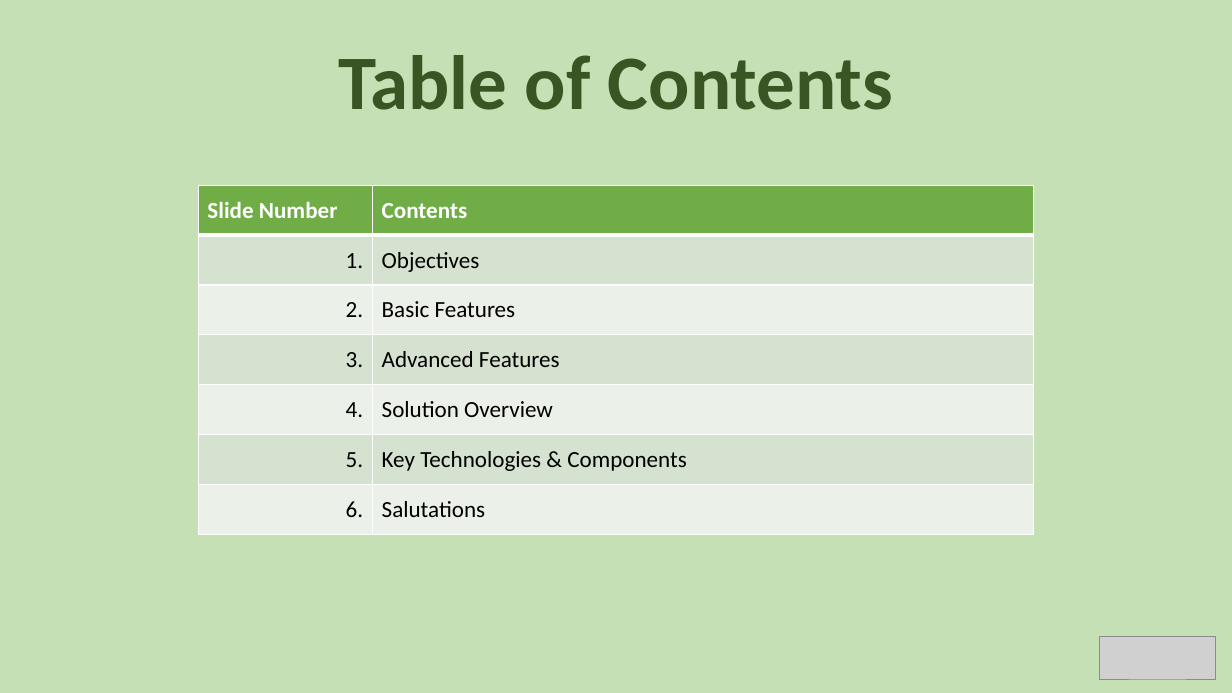
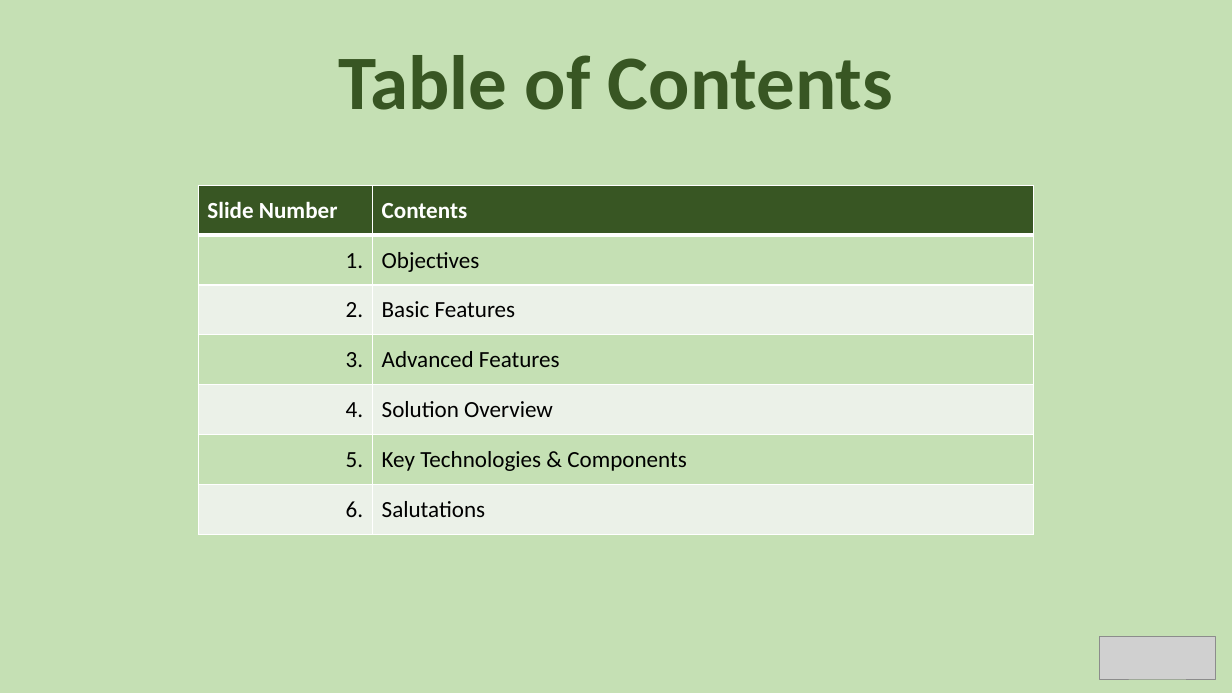
Before and after one commit to SelfDrive2024/AutoDriveGame, a slide deck: slide 2 of Self-Driving Car Game.pptx. Drawn at 1232x693 pixels with LibreOffice and Linux fonts; fonts in the diff are those of the drawing; grey boxes stand for pictures. Boxes give left, top, right and bottom in pixels: in the first picture for what was removed or moved away, otherwise in the second. Text is boxed around its words. In the diff, an @@ line names an element or a change of style, - is before the commit and + after.

```diff
--- a/Self-Driving Car Game.pptx
+++ b/Self-Driving Car Game.pptx
@@ table at (199,186,1035,535) @@
@@ fill #70AD47 to #385723 in row 1 @@
@@ fill #D5E3CF to #C5E0B4 in 6 cells @@
```
Also in this commit, not shown: 1 other slide changed.
